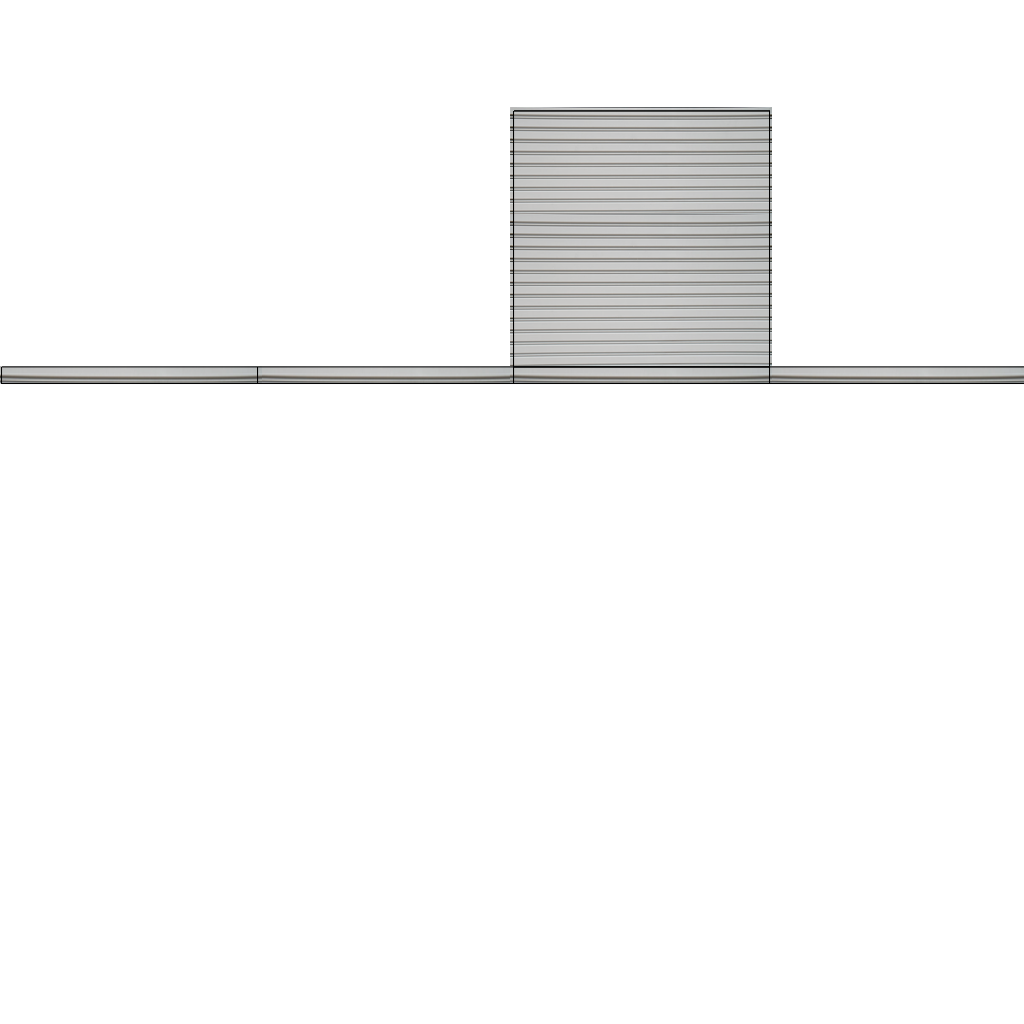
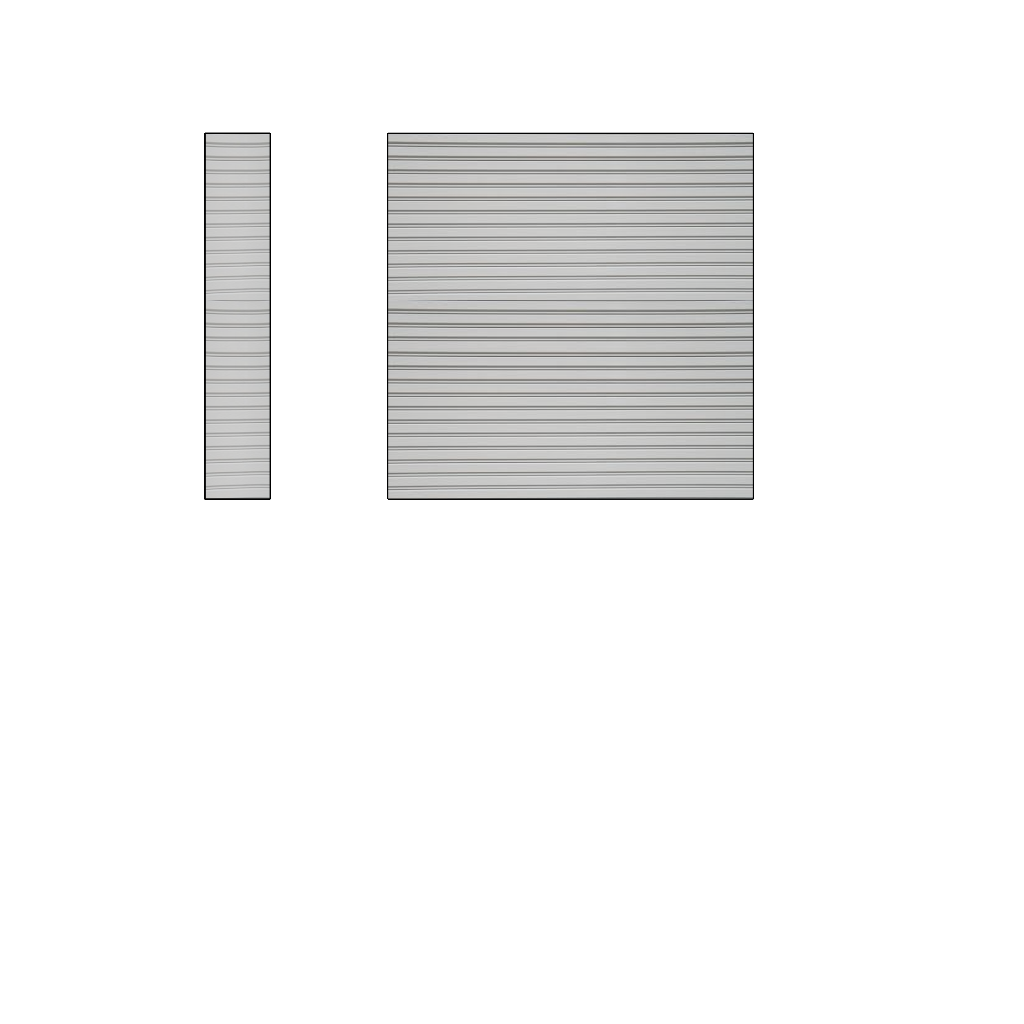
The second 1024×1024 image is a revision of the first. Changes to its layers:
painted on "Layer 1" over [1, 110, 1024, 500]
removed layer "Layer 7" over [510, 366, 772, 384]
removed layer "Layer 6" over [762, 366, 1024, 384]
removed layer "Layer 5" over [0, 366, 262, 384]
removed layer "Layer 4" over [256, 366, 518, 384]
added layer "Layer 3" above "Layer 2" over [204, 133, 271, 500]
painted on "Layer 2" over [388, 107, 772, 500]
